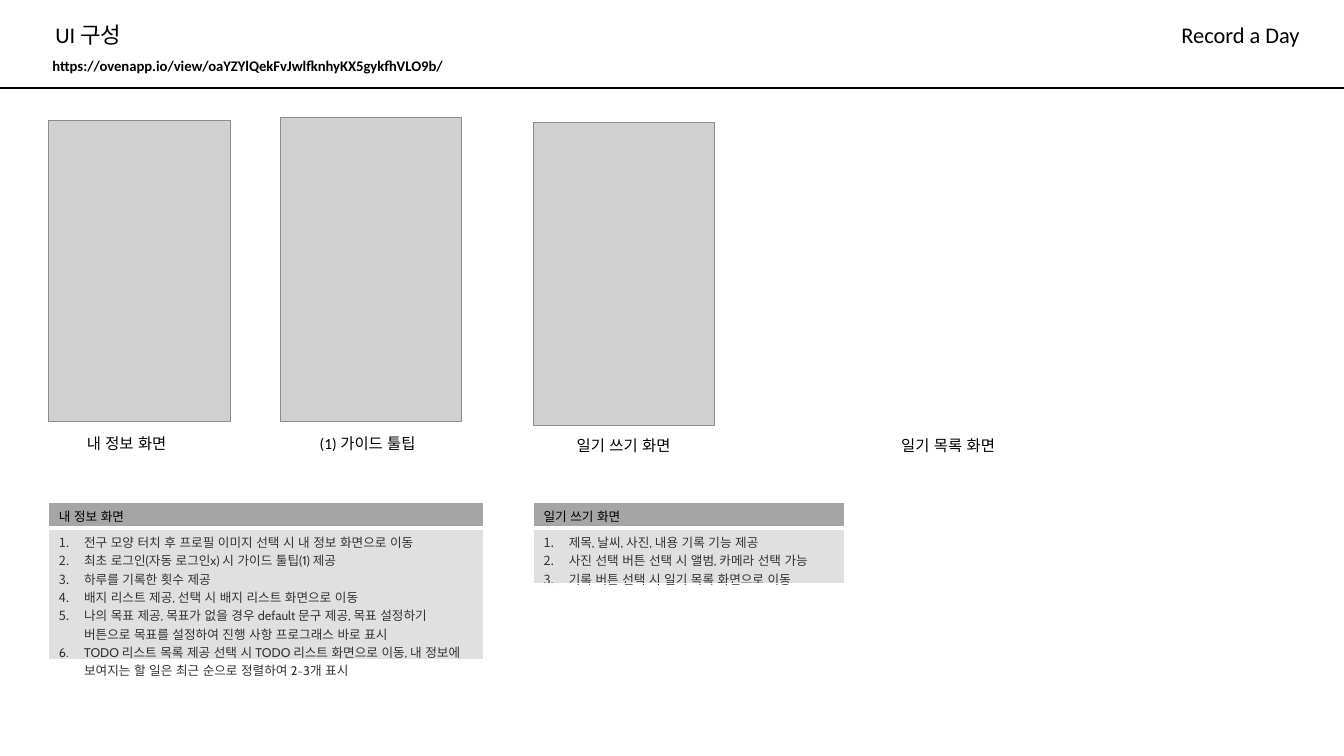
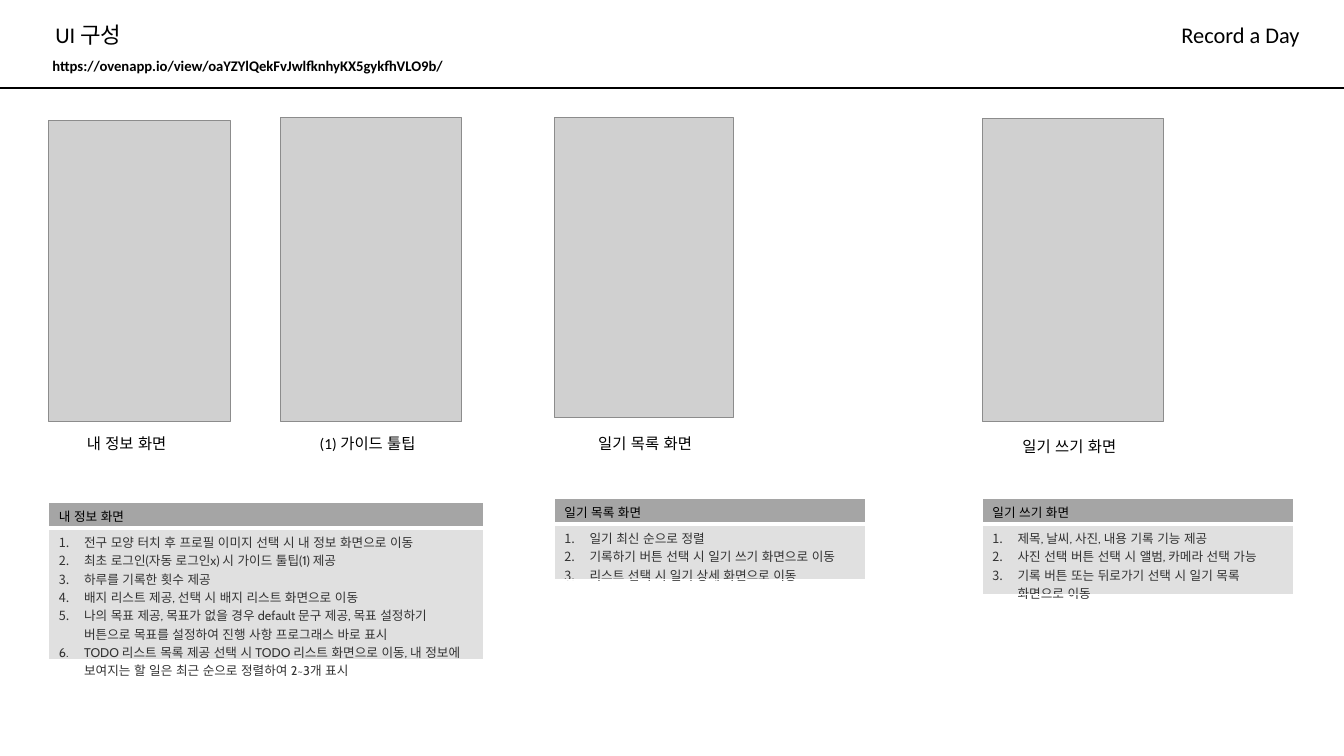
Before and after one commit to Hyeonseok0830/Record-a-day, a slide deck: slide 5 of doc/설계서.pptx. Drawn at 1344x756 pixels with LibreOffice and Linux fonts; fonts in the diff are those of the drawing; grey boxes stand for pictures. Boxes give left, top, right and bottom in pixels: in the first picture for what was removed or moved away, otherwise in the second. Text is boxed around its words. In the diff, an @@ line names an element or a change of style, - is before the commit and + after.

Commit message:
Update 설계서.pptx
일기장 목록, 할일, 배지 관리, 공유하기 화면 UI 규격 추가

```diff
--- a/doc/설계서.pptx
+++ b/doc/설계서.pptx
@@ picture added at [555, 118, 734, 417] @@
@@ picture: place and size @@
-picture at [533, 122, 715, 425]
+picture at [983, 118, 1165, 421]
@@ text "일기 목록 화면": place and size @@
-text "일기 목록 화면" at [901, 438, 995, 453]
+text "일기 목록 화면" at [598, 436, 692, 451]
@@ text "일기 쓰기 화면": place and size @@
-text "일기 쓰기 화면" at [577, 438, 670, 453]
+text "일기 쓰기 화면" at [1022, 439, 1116, 454]
@@ table added at [555, 498, 866, 585], 2 rows, 1 columns @@
+일기 목록 화면
+일기 최신 순으로 정렬 / 기록하기 버튼 선택 시 일기 쓰기 화면으로 이동 / 리스트 선택 시 일기 상세 화면으로 이동
@@ table at [983, 498, 1295, 603] @@
-row 2, column 1: 제목, 날씨, 사진, 내용 기록 기능 제공 / 사진 선택 버튼 선택 시 앨범, 카메라 선택 가능 / 기록 버튼 선택 시 일기 목록 화면으로 이동
+row 2, column 1: 제목, 날씨, 사진, 내용 기록 기능 제공 / 사진 선택 버튼 선택 시 앨범, 카메라 선택 가능 / 기록 버튼 또는 뒤로가기 선택 시 일기 목록 화면으로 이동
@@ table: place and size @@
-table at [533, 502, 845, 589]
+table at [983, 498, 1295, 603]
```
Also in this commit, not shown: 1 other slide changed, 1 slide added.
